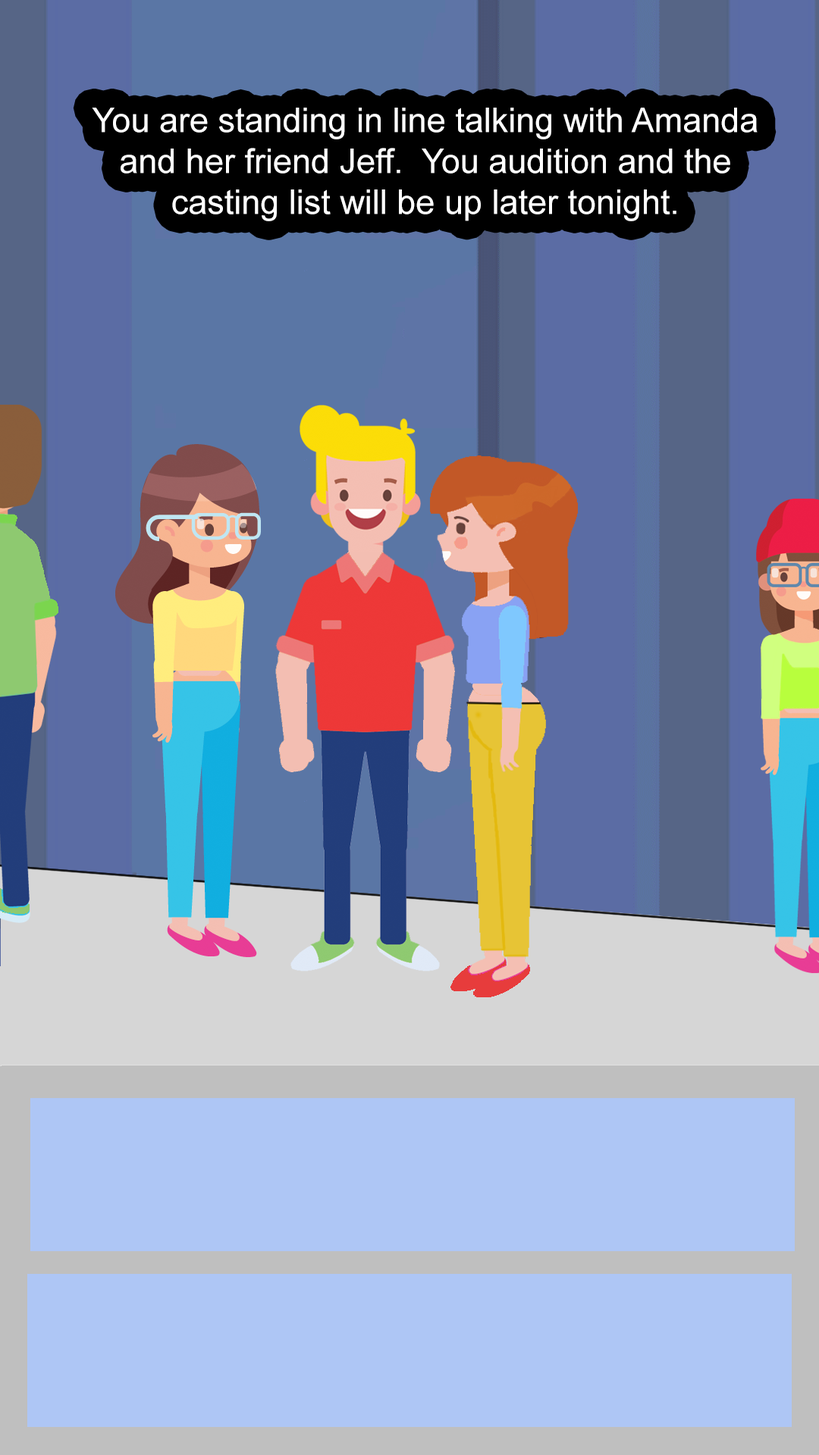
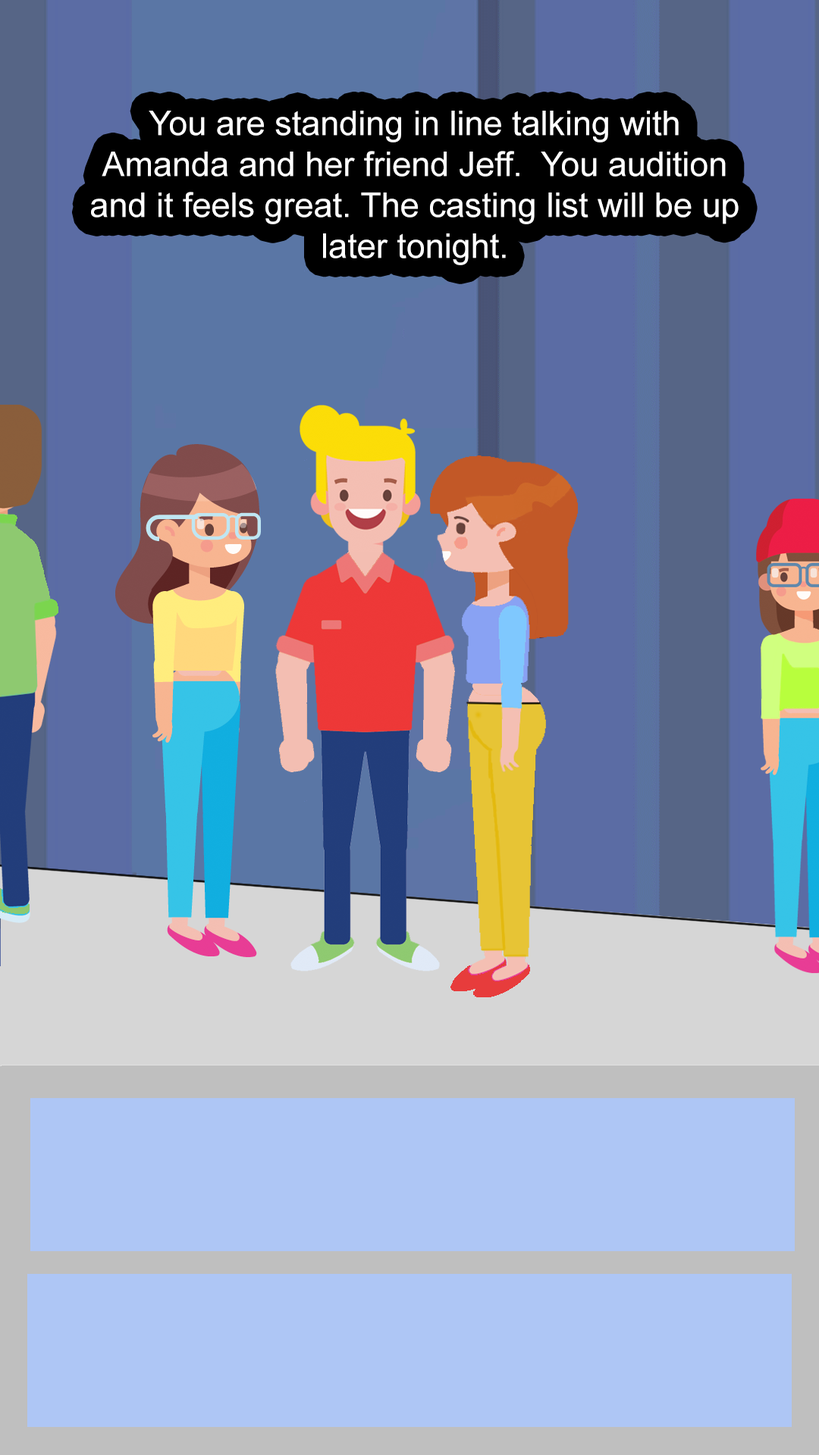
Comparing the layer stacks of the two 819px x 1455px images. Changes:
painted on "You are standing in line talking with Amanda and her friend Jef" over [90, 107, 758, 266]
